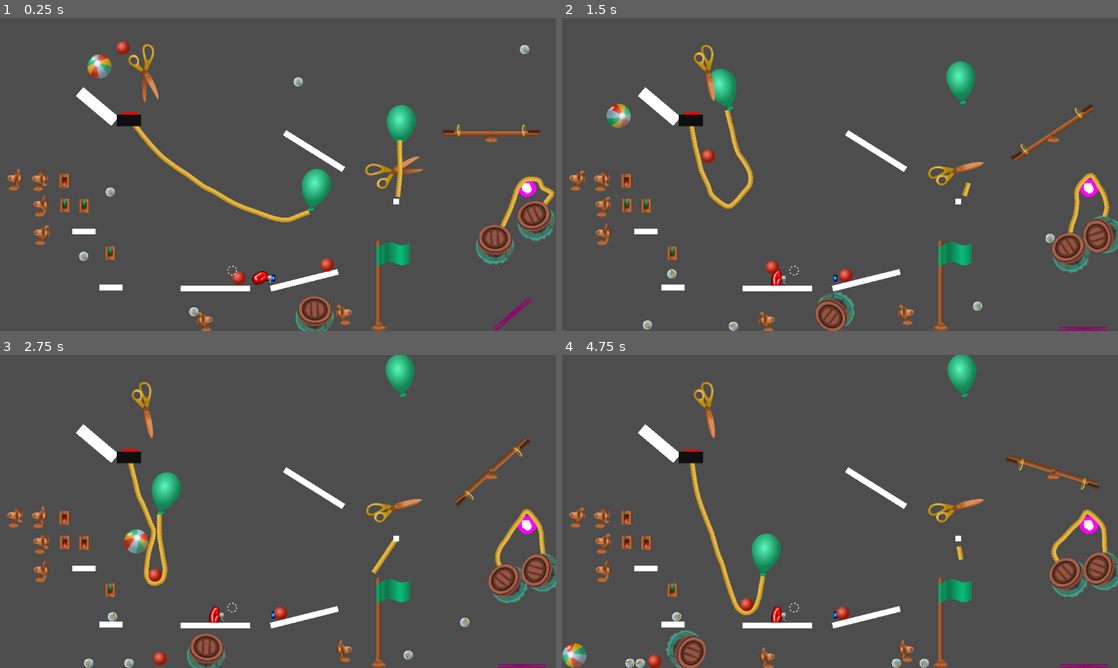
Above: before the commit, frames 1-4 (two rows, left to right).
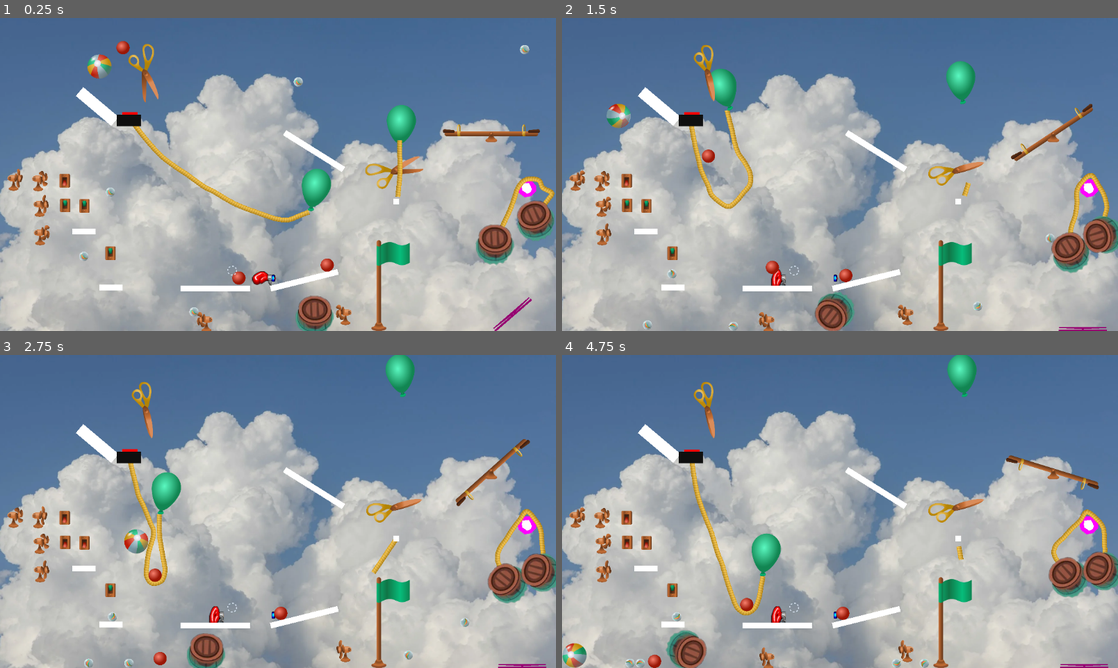
Above: after the commit, the same moments.

Repository: lechaosx/jam-at-fit-vol-2
Game: Godot game, scene res://world.tscn
The game is run twice, just before and just after one commit, with the same random seed, the same clock (stepped at 60 frames per second) and the same inputs. This scene is started directly instead of the project's main scene.
Inputs (mouse positions are in pixels of both pictures, inside the frame that each line leads up to):
- Up to frame 1 (0.25 s): no input
- Up to frame 2 (1.5 s): move the mouse to (962, 158) at 0.52 s; click (962, 158) at 0.67 s; move the mouse to (728, 190) at 1.27 s; click (728, 190) at 1.42 s
- Up to frame 3 (2.75 s): move the mouse to (333, 442) at 2.02 s; click (333, 442) at 2.17 s
- Up to frame 4 (4.75 s): move the mouse to (812, 574) at 2.77 s; click (812, 574) at 2.92 s; move the mouse to (1006, 558) at 3.52 s; click (1006, 558) at 3.67 s; move the mouse to (673, 464) at 4.27 s; click (673, 464) at 4.42 s

The runs differ from the first frame. In frame 1, 92% of the frame differs, in the area x 0-100%, y 0-100%; in frame 2, 92%; in frame 3, 92%; in frame 4, 92%.

Commit message:
Adds basic game world elements
Adds basic block and slope scene files.
Adds a test level.
Adds a cloud sprite to the world scene.
Updates game scene to use a non-uid based level path.

Diff:
--- /dev/null
+++ b/godot/block.tscn
@@ -0,0 +1,13 @@
+[gd_scene load_steps=2 format=3 uid="uid://dqravtww1kjrd"]
+
+[sub_resource type="RectangleShape2D" id="RectangleShape2D_qncar"]
+size = Vector2(64, 64)
+
+[node name="Block" type="StaticBody2D"]
+
+[node name="CollisionShape2D" type="CollisionShape2D" parent="."]
+shape = SubResource("RectangleShape2D_qncar")
+
+[node name="Polygon2D" type="Polygon2D" parent="."]
+color = Color(1, 0.003921569, 1, 1)
+polygon = PackedVector2Array(-32, -32, 32, -32, 32, 32, -32, 32)
--- /dev/null
+++ b/godot/levels/test.tscn
@@ -0,0 +1,3 @@
+[gd_scene format=3 uid="uid://ty4602tietga"]
+
+[node name="Test" type="RigidBody2D"]
--- /dev/null
+++ b/godot/slope.tscn
@@ -0,0 +1,11 @@
+[gd_scene format=3 uid="uid://d32fwrsj74cuk"]
+
+[node name="Slope" type="RigidBody2D"]
+
+[node name="CollisionPolygon2D" type="CollisionPolygon2D" parent="."]
+polygon = PackedVector2Array(-32, -32, 32, 32, -32, 32)
+
+[node name="Polygon2D" type="Polygon2D" parent="."]
+position = Vector2(1, 2)
+color = Color(1, 0, 1, 1)
+polygon = PackedVector2Array(-33, -34, 30, 30, -33, 30)
--- a/godot/world.tscn
+++ b/godot/world.tscn
@@ -16,12 +16,18 @@
 [ext_resource type="PackedScene" uid="uid://dwglrpbg4e0r4" path="res://seesaw.tscn" id="15_hiqwa"]
 [ext_resource type="PackedScene" uid="uid://dcnp5ewnyvsiv" path="res://barrel.tscn" id="16_2u3nc"]
 [ext_resource type="PackedScene" uid="uid://c0hs7nim5oa37" path="res://trampoline.tscn" id="17_udxuc"]
+[ext_resource type="Texture2D" uid="uid://c7uatvmq8hcqu" path="res://cloud.webp" id="18_cbp6q"]
 [ext_resource type="PackedScene" uid="uid://de181pepln0n" path="res://pulley.tscn" id="18_ikiii"]
 
 [sub_resource type="WorldBoundaryShape2D" id="WorldBoundaryShape2D_e2o6t"]
 normal = Vector2(1, 0)
 
 [node name="World" type="Node2D"]
+
+[node name="Cloud" type="Sprite2D" parent="."]
+position = Vector2(578.37494, 311.24997)
+scale = Vector2(0.61835927, 0.6183593)
+texture = ExtResource("18_cbp6q")
 
 [node name="Marble" parent="." instance=ExtResource("2_aqk2v")]
 position = Vector2(206, 72)
Binary file added: godot/cloud.webp
Not shown, added: godot/cloud.webp.import
Not shown: 1 places in godot/game.tscn that only renumber resources
Not shown: 1 places in godot/world.tscn that only renumber resources
